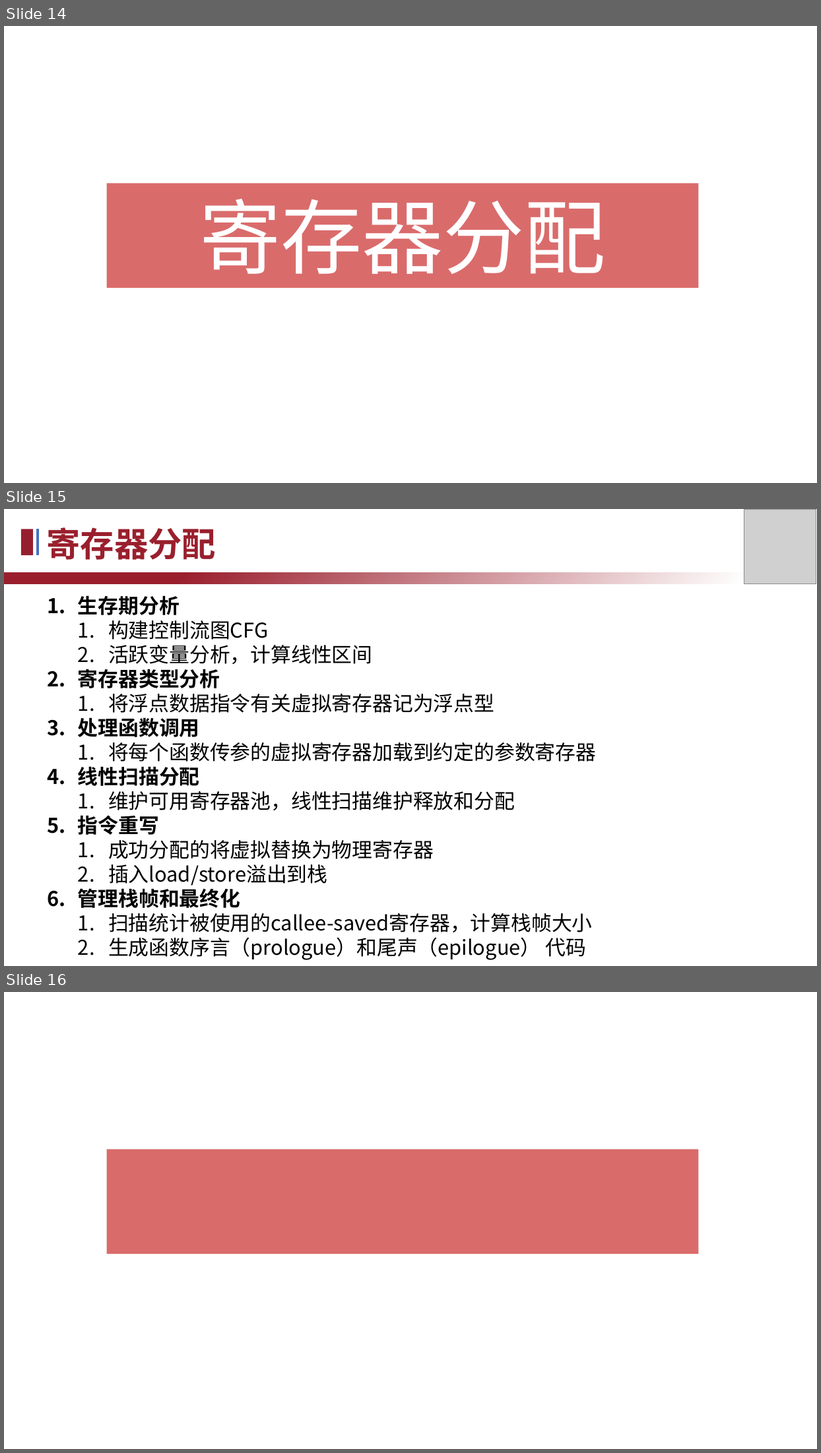
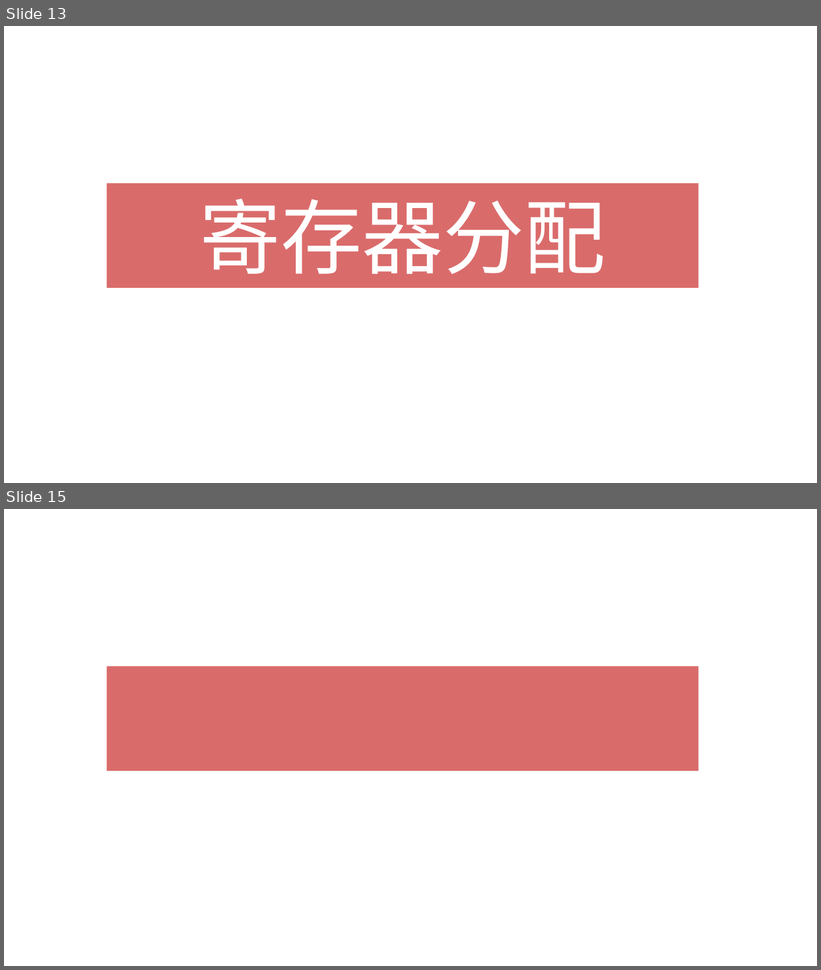
Before and after one commit to TheSkyFuker54188/Compiler-2025, a slide deck: doc/2025编译系统设计赛答辩.pptx. Shown one above the other, each under a label of ours: slides 14, 15 and 16 before the commit, slides 13 and 15 after it; the slides between them are not shown. The pictures are 821x1453 and 821x970 pixels, drawn with LibreOffice and Linux fonts; fonts in the diff are those of the drawing; grey boxes stand for pictures. Boxes give left, top, right and bottom in pixels: in the first picture for what was removed or moved away, otherwise in the second. Text is boxed around its words. In the diff, an @@ line names an element or a change of style, - is before the commit and + after.

Commit message:
fix: fix ppt(指令选择、寄存器分配)

```diff
--- a/doc/2025编译系统设计赛答辩.pptx
+++ b/doc/2025编译系统设计赛答辩.pptx
@@ slide 15 removed at [4, 509, 817, 966], background #FFFFFF @@
@@ text removed at [47, 527, 216, 560] @@
-寄存器分配
@@ picture removed at [745, 509, 816, 584] @@
@@ rectangle removed at [21, 529, 32, 555] @@
@@ line removed from (38, 529) to (38, 555) @@
@@ rectangle removed at [4, 572, 816, 584] @@
@@ rectangle removed at [4, 572, 816, 584] @@
@@ rectangle removed at [4, 572, 816, 584] @@
@@ text removed at [78, 595, 596, 960] @@
-1. 生存期分析
-  1. 构建控制流图CFG
-  2. 活跃变量分析，计算线性区间
-2. 寄存器类型分析
-  1. 将浮点数据指令有关虚拟寄存器记为浮点型
-3. 处理函数调用
-  1. 将每个函数传参的虚拟寄存器加载到约定的参数寄存器
-4. 线性扫描分配
-  1. 维护可用寄存器池，线性扫描维护释放和分配
-5. 指令重写
-  1. 成功分配的将虚拟替换为物理寄存器
-  2. 插入load/store溢出到栈
-6. 管理栈帧和最终化
-  1. 扫描统计被使用的callee-saved寄存器，计算栈帧大小
-  2. 生成函数序言（prologue）和尾声（epilogue） 代码
@@ what was slide 14 is now slide 13 @@
@@ what was slide 16 is now slide 15 @@
```
Also in this commit, not shown: 2 slides added, 2 other slides removed.
